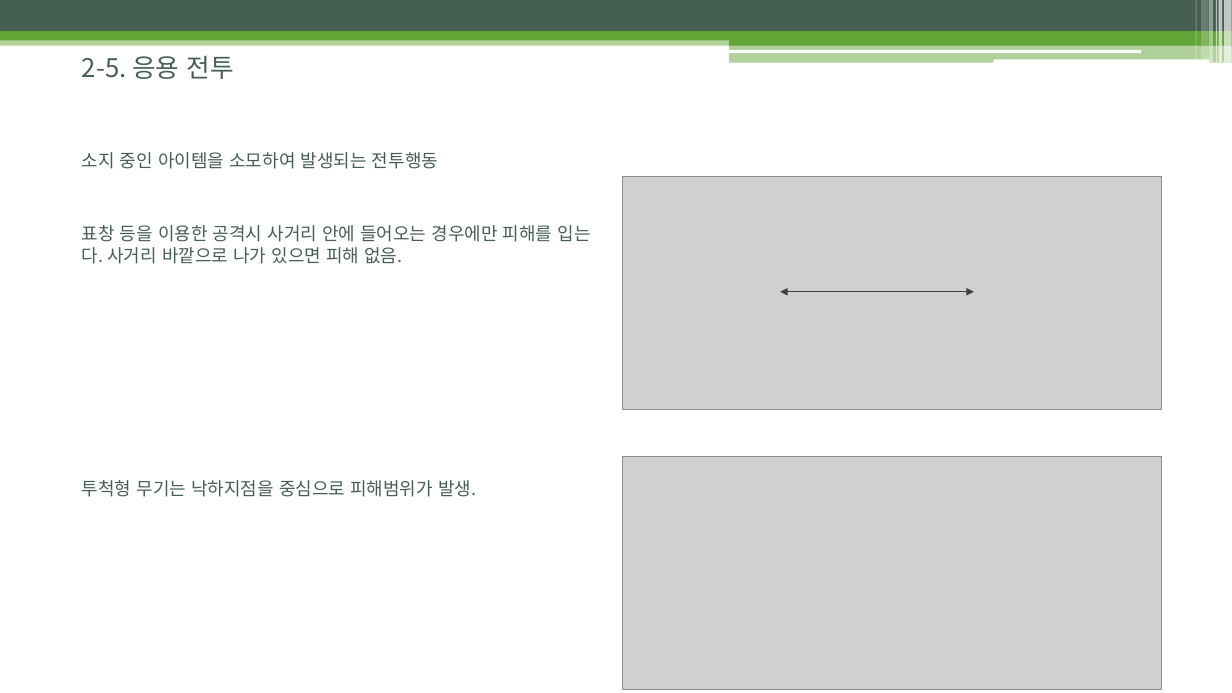
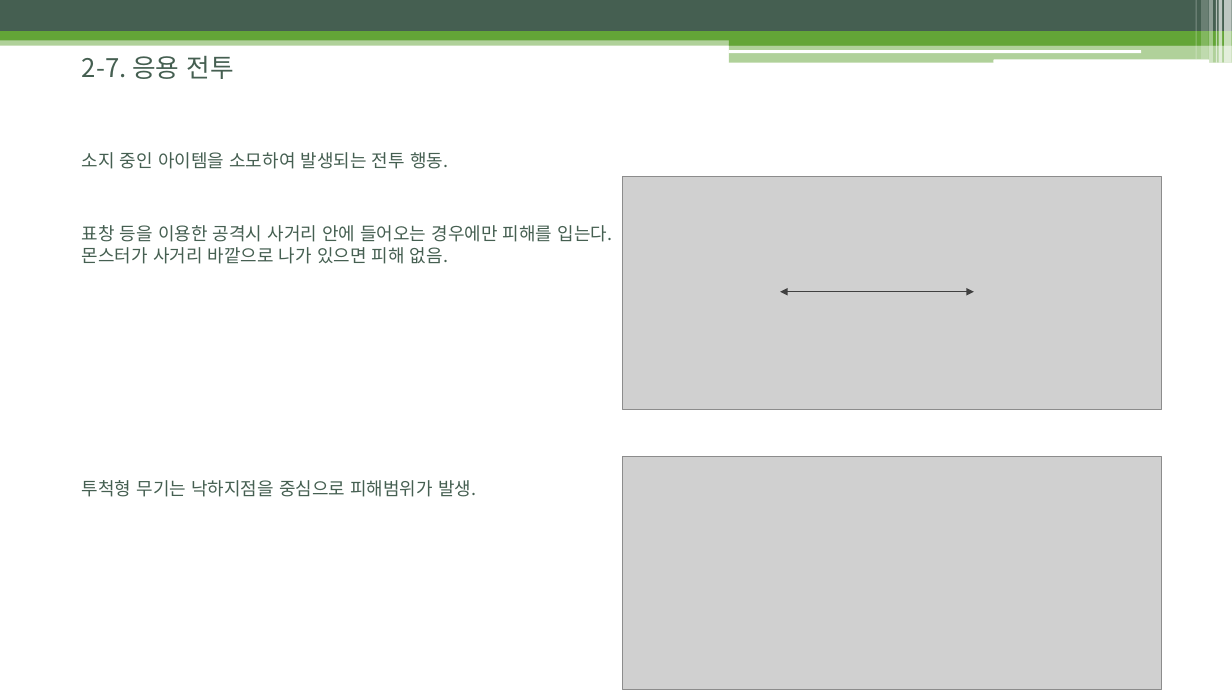
Before and after one commit to uknim2000/TIL, a slide deck: slide 14 of 003_게임기획서/노비의모험_전투시스템_김병훈_v001_200122.pptx (slide 12 before the commit). Drawn at 1232x693 pixels with LibreOffice and Linux fonts; fonts in the diff are those of the drawing; grey boxes stand for pictures. Boxes give left, top, right and bottom in pixels: in the first picture for what was removed or moved away, otherwise in the second. Text is boxed around its words. In the diff, an @@ line names an element or a change of style, - is before the commit and + after.

```diff
--- a/003_게임기획서/노비의모험_전투시스템_김병훈_v001_200122.pptx
+++ b/003_게임기획서/노비의모험_전투시스템_김병훈_v001_200122.pptx
@@ title at (82,56,234,79): text changed @@
-2-5. 응용 전투
+2-7. 응용 전투
@@ text at (82,152,449,169): text changed @@
-소지 중인 아이템을 소모하여 발생되는 전투행동
+소지 중인 아이템을 소모하여 발생되는 전투 행동.
@@ text at (82,225,612,264): text changed @@
-표창 등을 이용한 공격시 사거리 안에 들어오는 경우에만 피해를 입는다. 사거리 바깥으로 나가 있으면 피해 없음.
+표창 등을 이용한 공격시 사거리 안에 들어오는 경우에만 피해를 입는다.
+몬스터가 사거리 바깥으로 나가 있으면 피해 없음.
```
Also in this commit, not shown: 9 other slides changed, 2 slides added, 1 slide removed.
